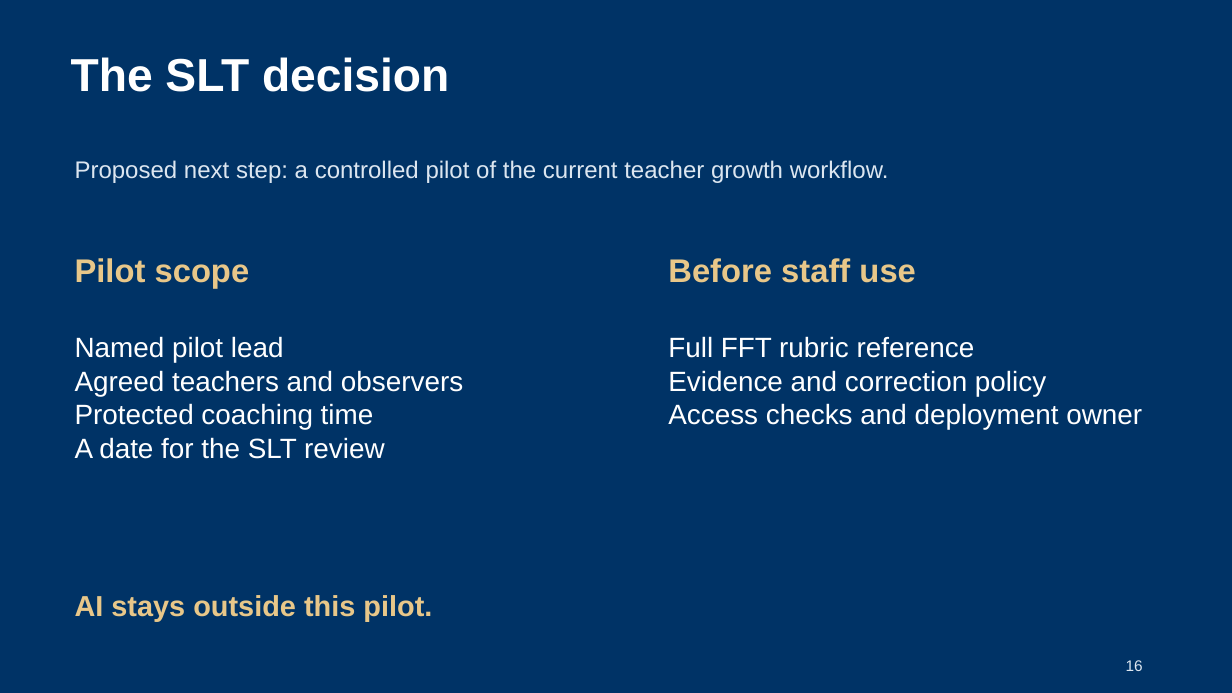
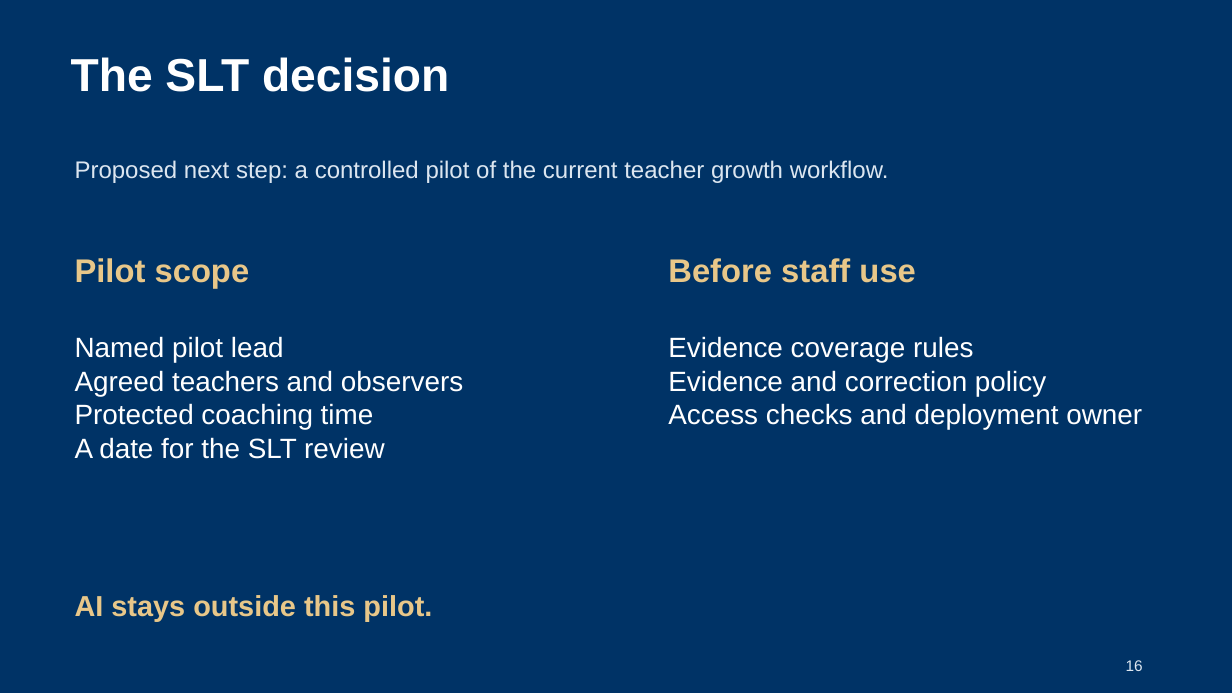
Before and after one commit to bodangren/ra-math-advantage, a slide deck: slide 16 of outputs/danielson-slt_20260907/output/HDKWA-Danielson-SLT-Feature-Review-Final.pptx. Drawn at 1232x693 pixels with LibreOffice and Linux fonts; fonts in the diff are those of the drawing. Boxes give left, top, right and bottom in pixels: in the first picture for what was removed or moved away, otherwise in the second. Text is boxed around its words. In the diff, an @@ line names an element or a change of style, - is before the commit and + after.

```diff
--- a/outputs/danielson-slt_20260907/output/HDKWA-Danielson-SLT-Feature-Review-Final.pptx
+++ b/outputs/danielson-slt_20260907/output/HDKWA-Danielson-SLT-Feature-Review-Final.pptx
@@ text at (668, 336, 973, 363): text changed @@
-Full FFT rubric reference
+Evidence coverage rules
```
Also in this commit, not shown: 1 other slide changed, 8 other files.
